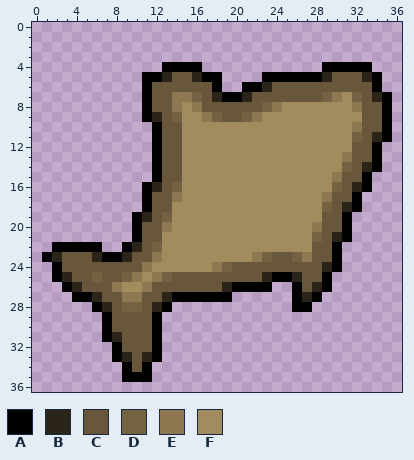
Pixel-art sprite -- ui/shell/select_settlement/images/wildlife_empty.png. The picture above is the old version.
The file is 37x37 pixels. Colours within 5 levels of each other are drawn and written as one.
Palette (. is transparent): A #000000  B #2b2418  C #68573b  D #746242  E #8d7851  F #a28b5d
Pixels before, first column x 1:
 4 ............AAAA............AAAAA..
 5 ..........AABCCBAA....AAAAAABCCCBA.
 6 ..........ACCCCCCA..AABCCCCCCCCCCA.
 7 ..........ACCEEDCBAABCCCCCCCDEFDCBA
 8 ..........ACCEFECCCCCCDEFFFFFFFECCA
 9 ..........ABCDFFEDCCDEFFFFFFFFFFCCA
10 ...........ACCFFFFFFFFFFFFFFFFFECCA
11 ...........ACCFFFFFFFFFFFFFFFFFDCBA
12 ...........ACCFFFFFFFFFFFFFFFFFCCA.
13 ...........ACCFFFFFFFFFFFFFFFFECCA.
14 ...........ACCFFFFFFFFFFFFFFFFDCBA.
15 ...........ACCFFFFFFFFFFFFFFFECCA..
16 ..........ABCDFFFFFFFFFFFFFFFDCBA..
17 ..........ACCEFFFFFFFFFFFFFFECCA...
18 ..........ACCFFFFFFFFFFFFFFFDCBA...
19 .........ABCDFFFFFFFFFFFFFFFCCA....
20 .........ACCEFFFFFFFFFFFFFFECCA....
21 .........ACCFFFFFFFFFFFFFFFDCBA....
22 .AAAAA..ABCDFFFFFFFFFFFFFFFCCA.....
23 ABCCCBAABCCEFFFFFFFFFEDCCDECCA.....
24 .ACCCCCCCCEFFFFFFEDCCCCCCCCCBA.....
25 .ABCCDCCDEFEDCCCCCCCCCBAABCCA......
26 ..ABCCCEFFECCCCCCCBAAAA..ACBA......
27 ...AABCCEECCBAAAAAA......ABA.......
28 .....ABCDDCBA............AA........
29 ......ACCCCA.......................
30 ......ACCCCA.......................
31 ......ABCCCA.......................
32 .......ACCCA.......................
33 .......ABCBA.......................
34 ........ACA........................
35 ........AAA........................
After the commit:
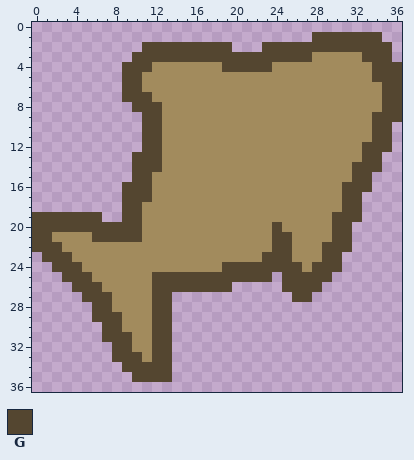
Colours new in this view: G #544630
From old to new:
Changed rows in their new state; - is an unchanged pixel.
first column x 0:
 1 ----------------------------GGGGGGG--
 2 -----------GGGGGGGGG---GGGGGGGGGGGGG-
 3 ----------GGGGGGGGGGGGGGGGGGFFFFFGGG-
 4 ---------GGGFFFFFFFGGGGGFFFFFFFFFFGGG
 5 ---------GGFFFFFFFFFFFFFFFFFFFFFFFGGG
 6 ---------GGFFFFFFFFFFFFFFFFFFFFFFFFGG
 7 ---------GGGFFFFFFFFFFFFFFFFFFF-FFFGG
 8 ----------GGGFF-FFFFFFFFF-------FFFGG
 9 -----------GGFF--FFFFFF----------FGGG
10 -----------GGFF-----------------FFGG-
11 -----------GGFF-----------------FFGG-
12 -----------GGFF-----------------FGGG-
13 ----------GGGFF----------------FFGG--
14 ----------GGGFF----------------FGGG--
15 ----------GGFFF---------------FFGG---
16 ---------GGGFFF---------------FGGG---
17 ---------GGGFFF--------------FFGG----
18 ---------GGFFF---------------FFGG----
19 GGGGGGG--GGFFF---------------FGGG----
20 GGGGGGGGGGGFFF----------G---FFGG-----
21 GGFFFFGGGGGFF-----------GG--FFGG-----
22 GGGFFFFFFFFFF-----------GG--FGGG-----
23 -GGGFFFFFFFFF---------FGGGFFFGG------
24 --GGGFFFFFFF------FGGGGGGGGFGGG------
25 --.GGGFFFFF-GGGGGGGGGGGG.GGGGG-------
26 ---.GGGFF--FGGGGGGGG....-GGGG.-------
27 ----.GGGFFFFGG......------GG.--------
28 ------GGFFFFGG------------..---------
29 ------GGGFFFGG-----------------------
30 -------GGFFFGG-----------------------
31 -------GGGFFGG-----------------------
32 --------GGFFGG-----------------------
33 --------GGGFGG-----------------------
34 ---------GGGGG-----------------------
35 ---------.GGGG-----------------------
Where, in picture pixels (left, top, right, bottom), the same in both pictures:
changed: (32, 32, 402, 382)
